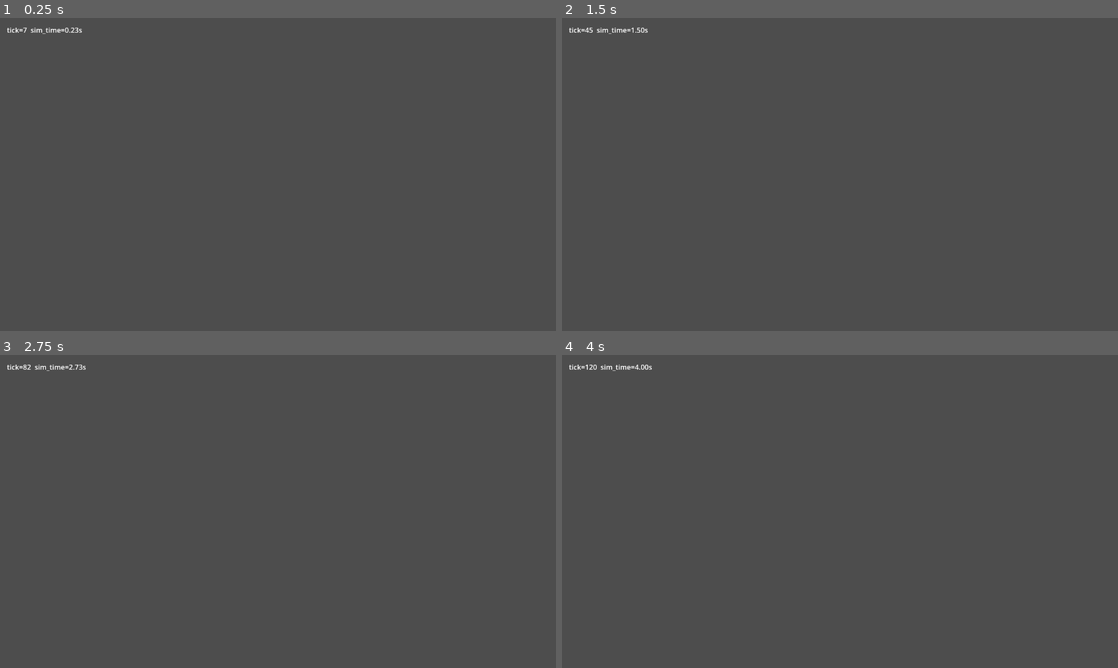
Above: before the commit, frames 1-4 (two rows, left to right).
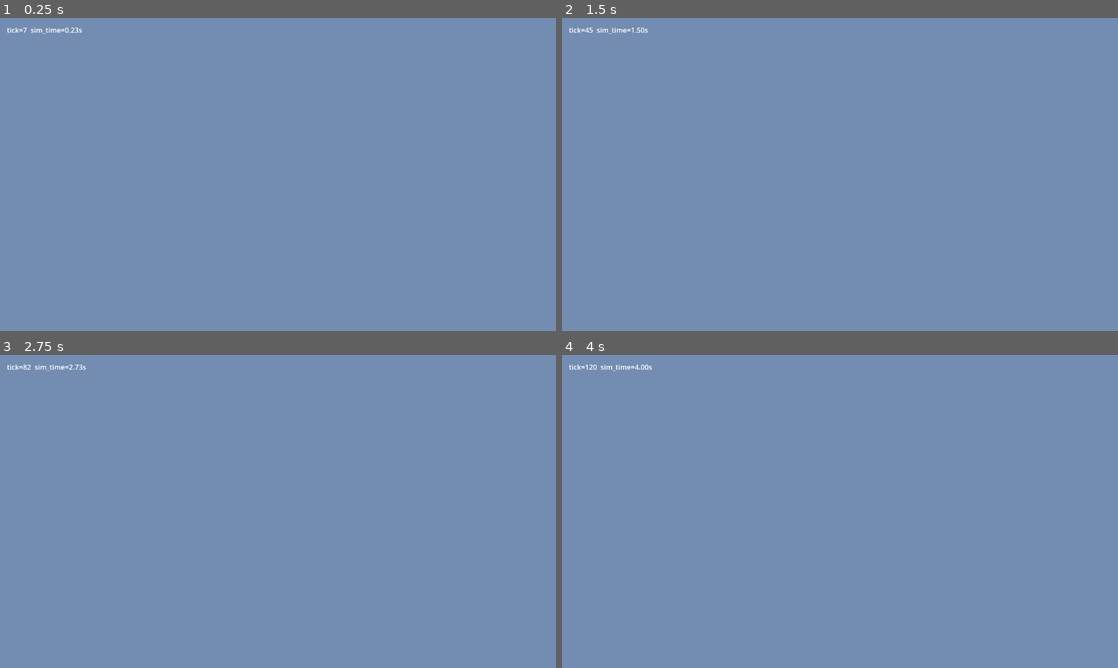
Above: after the commit, the same moments.

Repository: siavoush/shahname-rts
Game: Godot game, scene res://scenes/main.tscn
Same seed, same stepped clock (60 frames per second), same inputs: the game is played once before the commit and once after it.
Inputs (mouse positions are in pixels of both pictures, inside the frame that each line leads up to):
- Up to frame 1 (0.25 s): no input
- Up to frame 2 (1.5 s): tap Enter at 0.5 s; move the mouse to (962, 158) at 0.52 s; hold D 0.53-1.25 s; hold Shift 0.53-1.25 s; click (962, 158) at 0.67 s; tap Space at 1.25 s; drag from (728, 190) to (812, 237) at 1.27 s
- Up to frame 3 (2.75 s): tap Enter at 2 s; move the mouse to (333, 442) at 2.02 s; hold D from 2.03 s (still down); tap Ctrl at 2.1 s
- Up to frame 4 (4 s): release D at 2.75 s; tap Space at 2.75 s; drag from (812, 574) to (673, 464) at 2.77 s; tap Enter at 3.5 s; move the mouse to (1006, 558) at 3.52 s; hold A from 3.53 s (still down); tap Alt at 3.6 s

The runs differ from the first frame. In frame 1, 100% of the frame differs, in the area x 0-100%, y 0-100%; in frame 2, 100%; in frame 3, 100%; in frame 4, 100%.

Commit message:
feat(phase-0): wire camera + terrain into main.tscn (first visual run)
Smallest possible integration to make Phase 0 visually playable:
- Main now has a World (Node3D) subtree containing:
  - WorldEnvironment with soft sky color + ambient light
  - DirectionalLight3D ("Sun") with shadows enabled, angled for the
    fixed-isometric camera
  - Terrain instance (256x256 plane + NavigationRegion3D from
    session-3 wave-2)
  - CameraRig instance (fixed isometric, no rotation)
- StatusLabel kept as direct child of Main; main.gd unchanged.

Run it: open project.godot in Godot 4.6.2, hit F5. WASD pans the
camera, scroll-wheel zooms, status label shows tick count.

Note: two non-blocking UID-format warnings on scene load (the
original tscn UIDs from session-3 wave-2 don't match Godot's
expected base32 format — Godot falls back to path lookup, which
works). Cleanup at next polish pass.

This wiring was the only thing standing between "all subsystems
built and tested" and "first visible run."

Co-Authored-By: Claude <noreply@anthropic.com>

Diff:
--- a/game/scenes/main.tscn
+++ b/game/scenes/main.tscn
@@ -1,9 +1,32 @@
-[gd_scene load_steps=2 format=3 uid="uid://b0g3dxshahmain"]
+[gd_scene load_steps=5 format=3 uid="uid://b0g3dxshahmain"]
 
 [ext_resource type="Script" path="res://scripts/main.gd" id="1_main"]
+[ext_resource type="PackedScene" uid="uid://terrain256x256" path="res://scenes/world/terrain.tscn" id="2_terrain"]
+[ext_resource type="PackedScene" uid="uid://b8shahcamerarig01" path="res://scenes/camera/camera_rig.tscn" id="3_camera"]
+
+[sub_resource type="Environment" id="Environment_1"]
+background_mode = 1
+background_color = Color(0.45, 0.55, 0.7, 1.0)
+ambient_light_source = 2
+ambient_light_color = Color(0.7, 0.7, 0.7, 1.0)
+ambient_light_energy = 0.4
 
 [node name="Main" type="Node"]
 script = ExtResource("1_main")
+
+[node name="World" type="Node3D" parent="."]
+
+[node name="WorldEnvironment" type="WorldEnvironment" parent="World"]
+environment = SubResource("Environment_1")
+
+[node name="Sun" type="DirectionalLight3D" parent="World"]
+transform = Transform3D(0.866025, -0.353553, 0.353553, 0, 0.707107, 0.707107, -0.5, -0.612372, 0.612372, 0, 80, 0)
+light_energy = 0.9
+shadow_enabled = true
+
+[node name="Terrain" parent="World" instance=ExtResource("2_terrain")]
+
+[node name="CameraRig" parent="World" instance=ExtResource("3_camera")]
 
 [node name="StatusLabel" type="Label" parent="."]
 offset_left = 16.0
